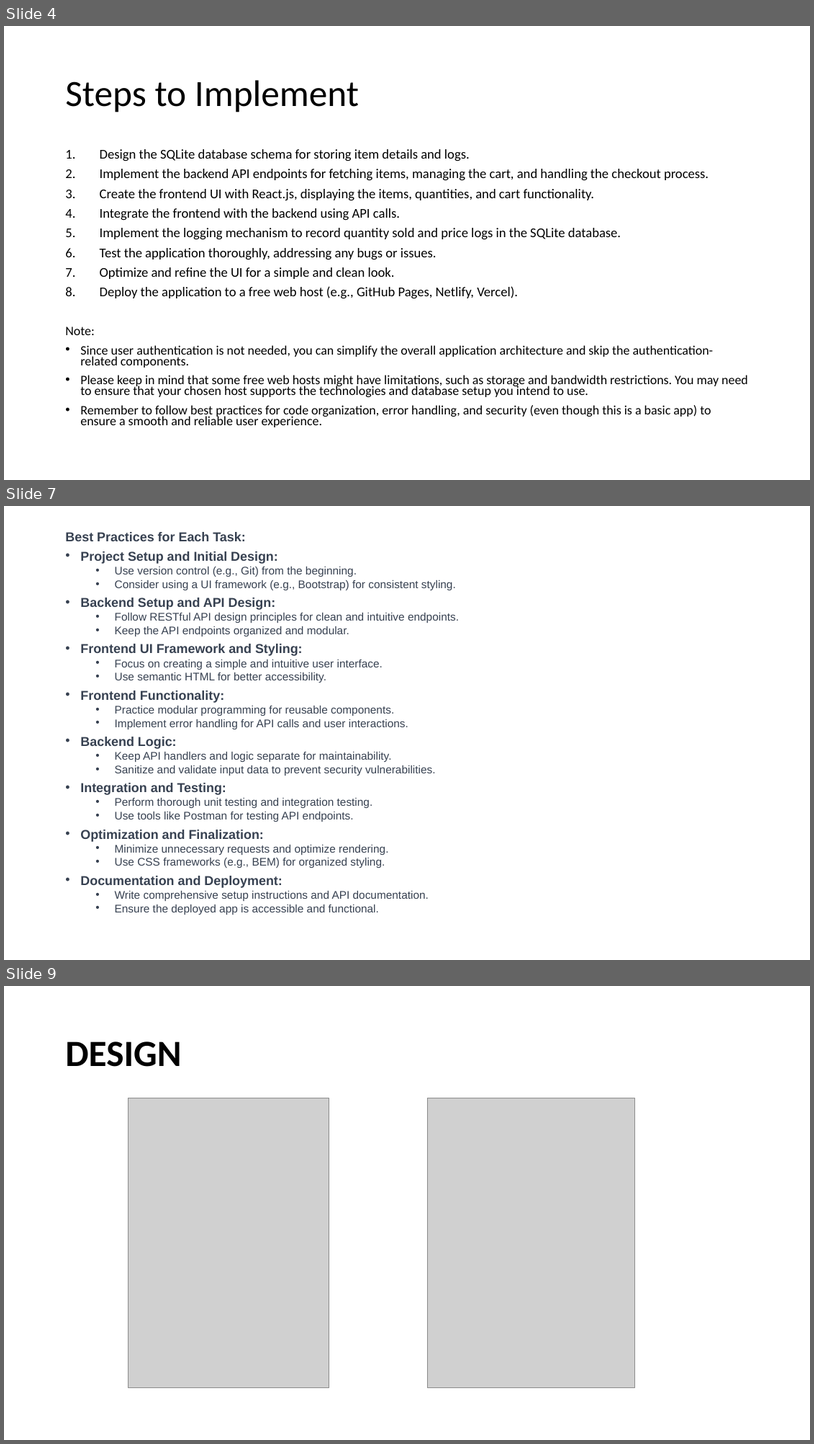
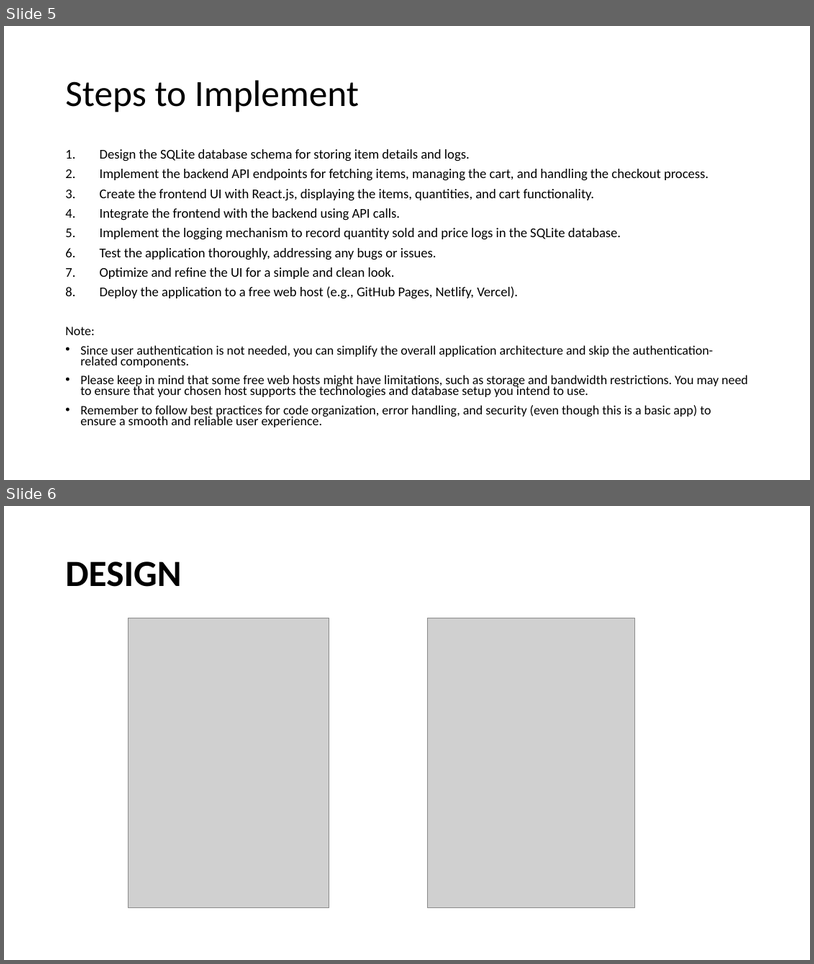
Before and after one commit to jonathanputra23/React-Store-Transactions, a slide deck: Presentation1.pptx. Shown one above the other, each under a label of ours: slides 4, 7 and 9 before the commit, slides 5 and 6 after it; the slides between them are not shown. The pictures are 814x1444 and 814x964 pixels, drawn with LibreOffice and Linux fonts; fonts in the diff are those of the drawing; grey boxes stand for pictures. Boxes give left, top, right and bottom in pixels: in the first picture for what was removed or moved away, otherwise in the second. Text is boxed around its words. In the diff, an @@ line names an element or a change of style, - is before the commit and + after.

```diff
--- a/Presentation1.pptx
+++ b/Presentation1.pptx
@@ slide 7 removed at [4, 506, 810, 960], background #FFFFFF @@
@@ text removed at [65, 532, 459, 914] @@
-Best Practices for Each Task:
-• Project Setup and Initial Design:
-  • Use version control (e.g., Git) from the beginning.
-  • Consider using a UI framework (e.g., Bootstrap) for consistent styling.
-• Backend Setup and API Design:
-  • Follow RESTful API design principles for clean and intuitive endpoints.
-  • Keep the API endpoints organized and modular.
-• Frontend UI Framework and Styling:
-  • Focus on creating a simple and intuitive user interface.
-  • Use semantic HTML for better accessibility.
-• Frontend Functionality:
-  • Practice modular programming for reusable components.
-  • Implement error handling for API calls and user interactions.
-• Backend Logic:
-  • Keep API handlers and logic separate for maintainability.
-  • Sanitize and validate input data to prevent security vulnerabilities.
-• Integration and Testing:
-  • Perform thorough unit testing and integration testing.
-  • Use tools like Postman for testing API endpoints.
-• Optimization and Finalization:
-  • Minimize unnecessary requests and optimize rendering.
-  • Use CSS frameworks (e.g., BEM) for organized styling.
-• Documentation and Deployment:
-  • Write comprehensive setup instructions and API documentation.
-  • Ensure the deployed app is accessible and functional.
@@ what was slide 4 is now slide 5 @@
@@ what was slide 9 is now slide 6 @@
```
Also in this commit, not shown: 1 slide changed, 1 slide added, 3 other slides removed, 6 other files.
